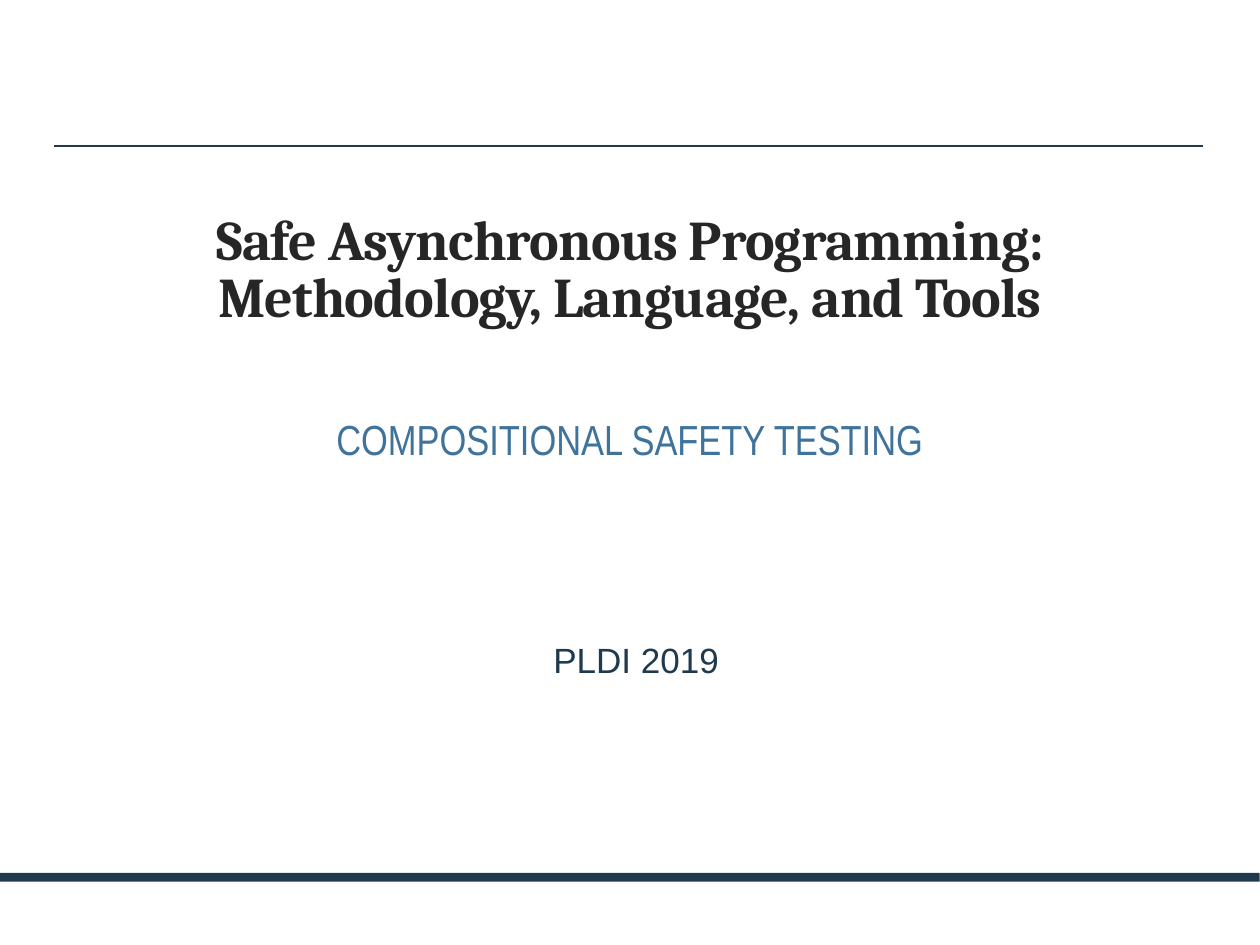
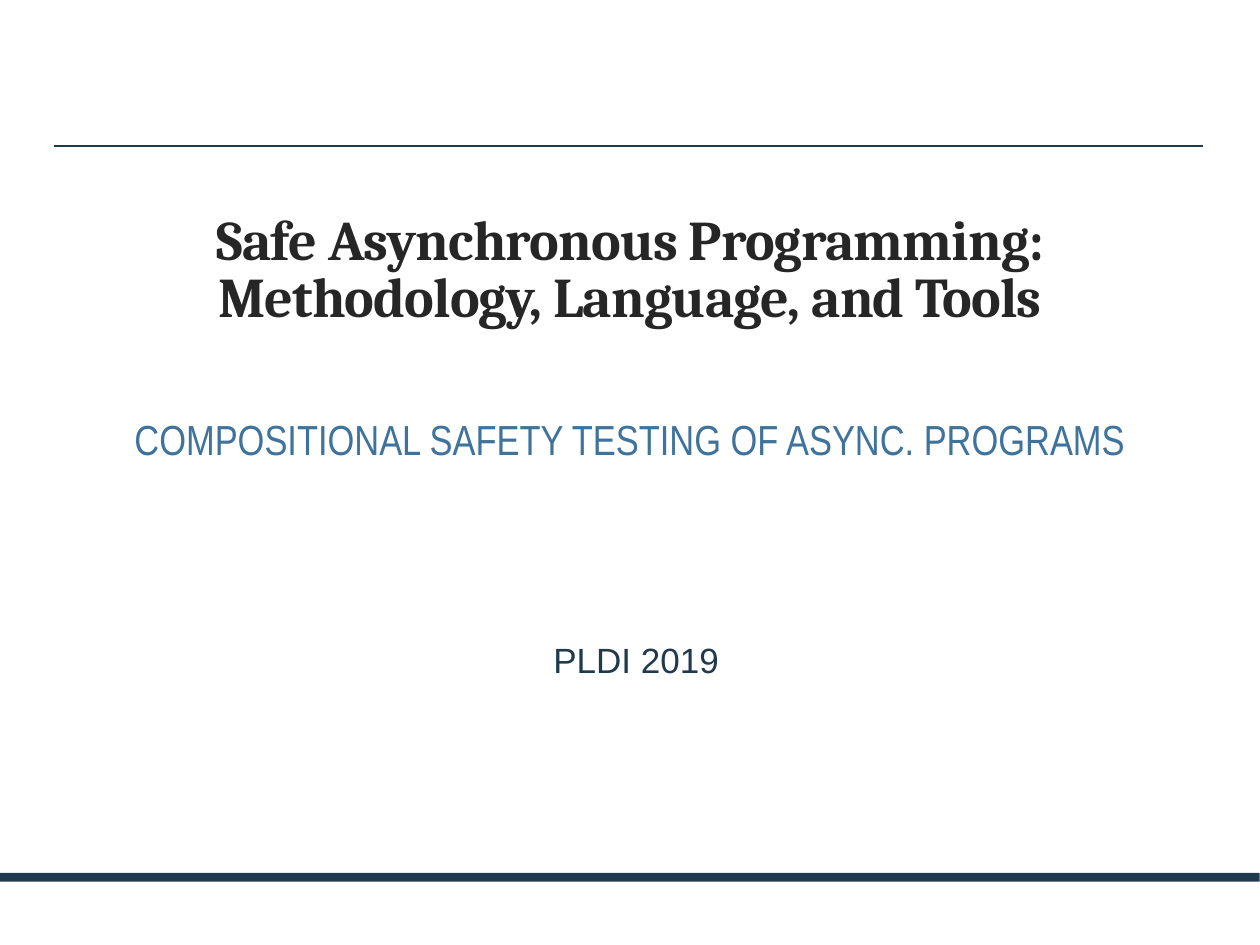
Before and after one commit to p-org/plditutorial, a slide deck: slide 1 of Presentations/CompositionalSafetyTesting.pptx. Drawn at 1260x945 pixels with LibreOffice and Linux fonts; fonts in the diff are those of the drawing. Boxes give left, top, right and bottom in pixels: in the first picture for what was removed or moved away, otherwise in the second. Text is boxed around its words. In the diff, an @@ line names an element or a change of style, - is before the commit and + after.

```diff
--- a/Presentations/CompositionalSafetyTesting.pptx
+++ b/Presentations/CompositionalSafetyTesting.pptx
@@ subtitle at (134, 425, 1125, 456): text changed @@
-COMPOSITIONAL SAFETY TESTING
+COMPOSITIONAL SAFETY TESTING OF ASYNC. PROGRAMS
```
Also in this commit, not shown: 12 other files.
